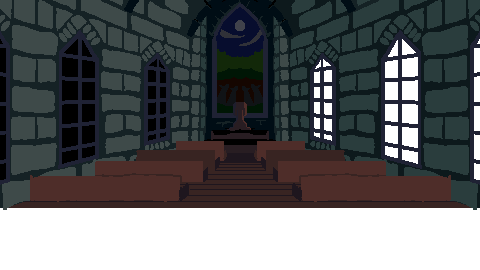
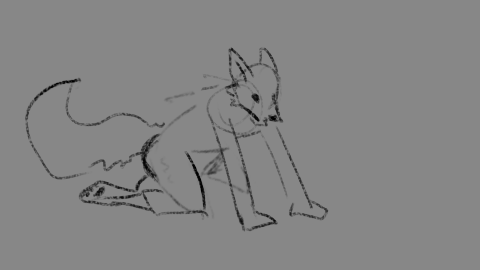
Layered file, before and after one edit (480px x 270px). Changes by layer:
hid group "Church" (9 layers) over bbox(0, 0, 480, 256)
painted on "Paint Layer 43" (1st of 2, in "Church") over bbox(192, 128, 480, 256)
painted on "windows" over bbox(0, 0, 480, 192)
painted on "walls" over bbox(0, 0, 480, 256)
painted on "Background" (2nd of 3, in "Church") over bbox(0, 128, 480, 256)
added layer "Paint Layer 47" above "sketch" over bbox(0, 0, 384, 256)
hid "Background" (3rd of 3), painted on it over bbox(0, 0, 480, 270)
added layer "Paint Layer 45" over bbox(0, 0, 480, 270)
